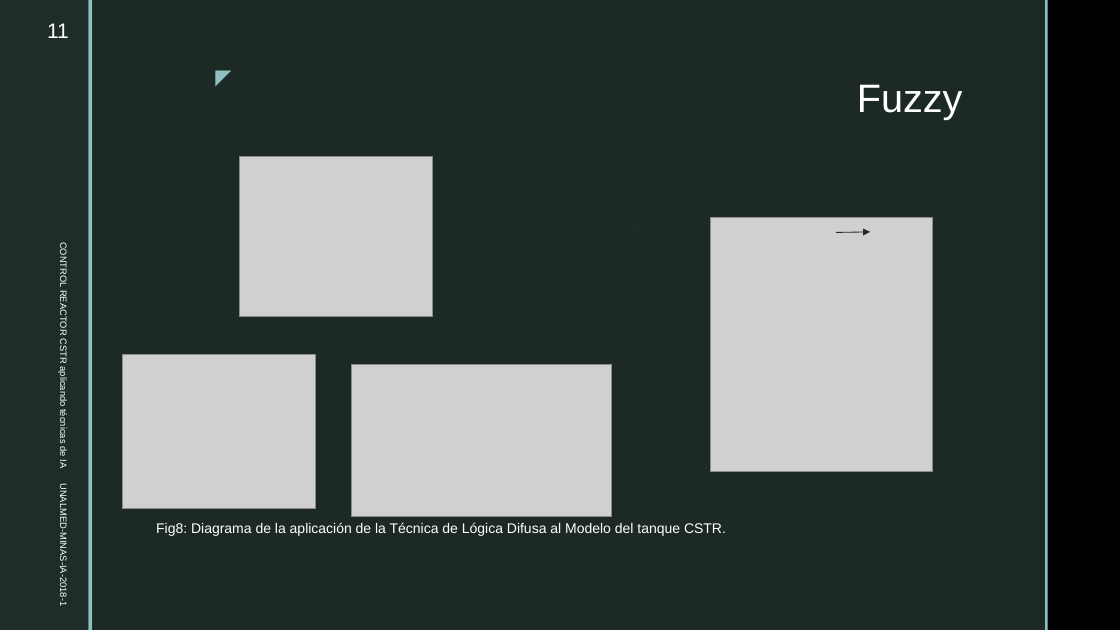
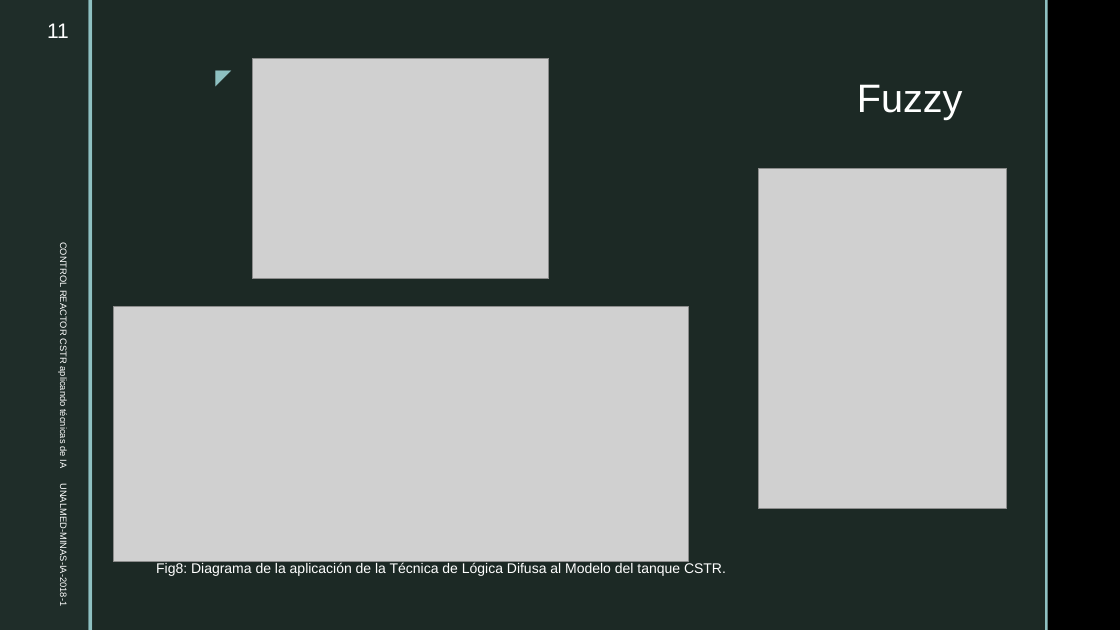
Before and after one commit to santiquiroz/IA-G5, a slide deck: slide 11 of EntregaF.pptx. Drawn at 1120x630 pixels with LibreOffice and Linux fonts; fonts in the diff are those of the drawing; grey boxes stand for pictures; background and template pictures are left out. Boxes give left, top, right and bottom in pixels: in the first picture for what was removed or moved away, otherwise in the second. Text is boxed around its words. In the diff, an @@ line names an element or a change of style, - is before the commit and + after.

```diff
--- a/EntregaF.pptx
+++ b/EntregaF.pptx
@@ picture: place and size @@
-picture at [240, 156, 433, 316]
+picture at [253, 58, 549, 279]
@@ picture: place and size @@
-picture at [711, 218, 933, 471]
+picture at [759, 169, 1007, 509]
@@ arrow removed from (497, 202) to (496, 251) @@
@@ arrow removed from (836, 233) to (870, 232) @@
@@ picture added at [113, 307, 688, 562] @@
@@ picture removed at [123, 355, 315, 508] @@
@@ picture removed at [352, 365, 612, 516] @@
@@ text "Fig8: Diagrama de la aplicación ...": place and size @@
-text "Fig8: Diagrama de la aplicación ..." at [156, 522, 726, 536]
+text "Fig8: Diagrama de la aplicación ..." at [156, 562, 726, 576]
```
Also in this commit, not shown: 5 other slides changed, 1 slide added, 3 other files.
